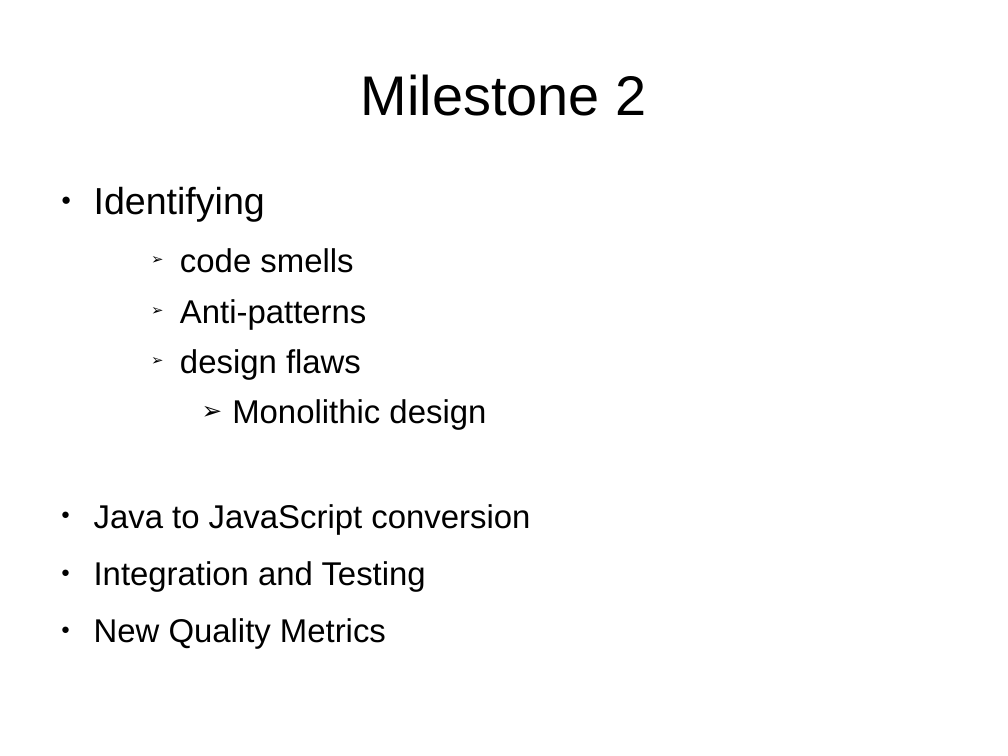
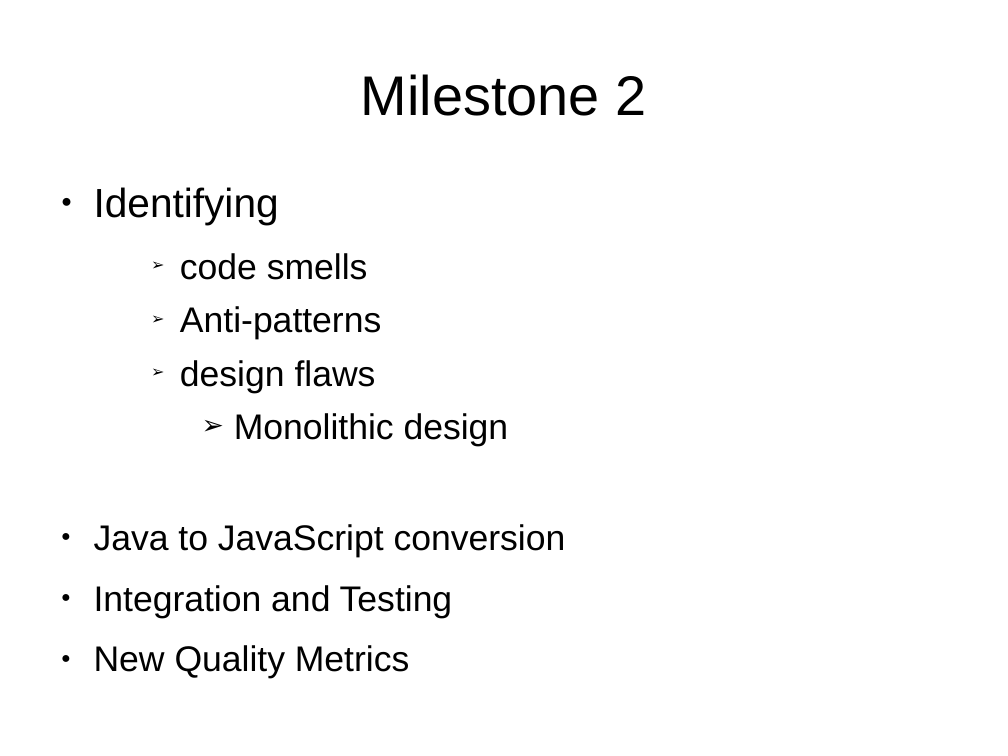
Before and after one commit to software-engineering-project-1/computer-graphics-lab-exp10-team2, a slide deck: slide 6 of Milestone2/SEMilestone2.odp. Drawn at 1008x756 pixels with LibreOffice and Linux fonts; fonts in the diff are those of the drawing. Boxes give left, top, right and bottom in pixels: in the first picture for what was removed or moved away, otherwise in the second. Text is boxed around its words. In the diff, an @@ line names an element or a change of style, - is before the commit and + after.

```diff
--- a/Milestone2/SEMilestone2.odp
+++ b/Milestone2/SEMilestone2.odp
@@ text "Identifying" at bbox=[94, 187, 566, 679]: size 29.6 to 32 pt in "Identifying"; size 25.9 to 28 pt @@
```
Also in this commit, not shown: 3 other slides changed, 1 slide added, 1 other file.
